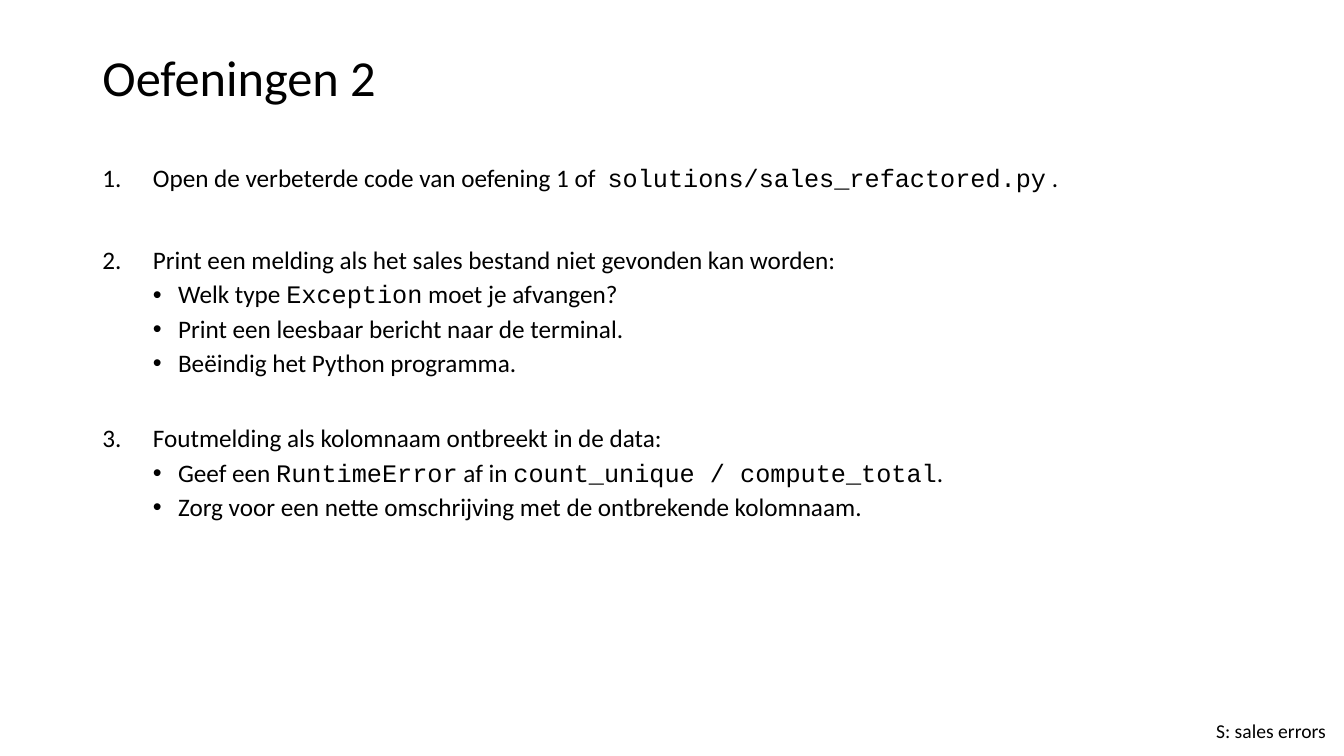
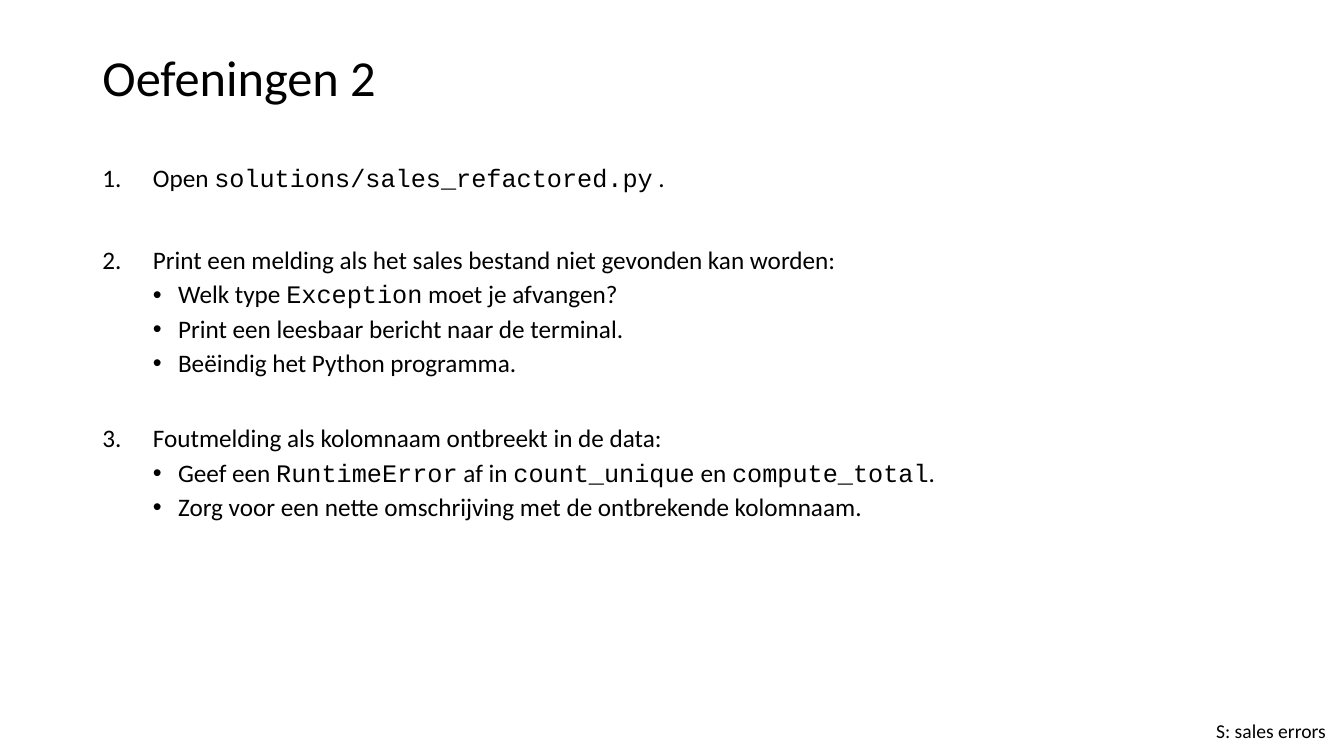
Before and after one commit to LFKoning/knowledge-sharing, a slide deck: slide 35 of python_course_4p/3_production_code/3_production_code.pptx. Drawn at 1344x756 pixels with LibreOffice and Linux fonts; fonts in the diff are those of the drawing. Boxes give left, top, right and bottom in pixels: in the first picture for what was removed or moved away, otherwise in the second. Text is boxed around its words. In the diff, an @@ line names an element or a change of style, - is before the commit and + after.

```diff
--- a/python_course_4p/3_production_code/3_production_code.pptx
+++ b/python_course_4p/3_production_code/3_production_code.pptx
@@ text at [153, 168, 653, 193]: text changed; font Calibri to Courier New @@
-1. Open de verbeterde code van oefening 1 of solutions/sales_refactored.py .
+1. Open solutions/sales_refactored.py .
@@ text at [178, 463, 935, 488]: text changed @@
-  • Geef een RuntimeError af in count_unique / compute_total.
+  • Geef een RuntimeError af in count_unique en compute_total.
```
Also in this commit, not shown: 1 other slide changed.
